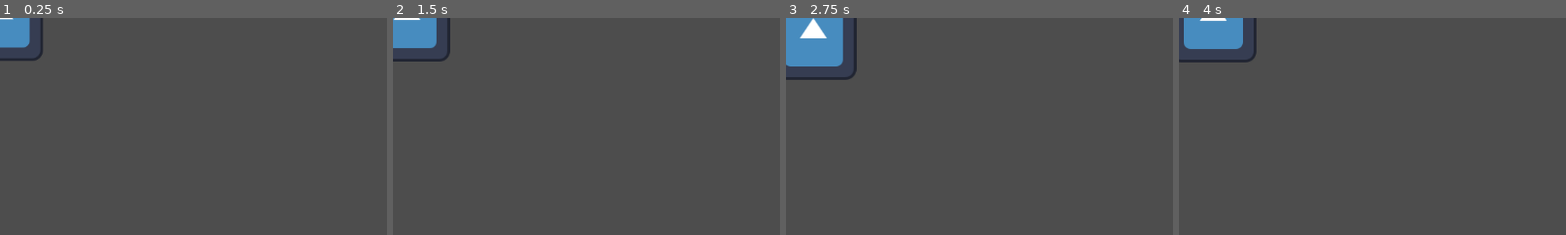
Above: before the commit, frames 1-4 (left to right).
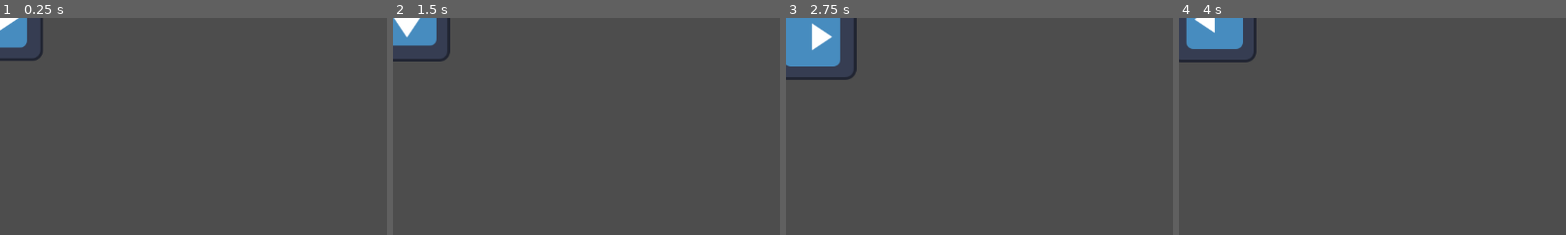
Above: after the commit, the same moments.

Repository: PastelGames/ggj-2026
Game: Godot game, scene res://player.tscn
Same seed, same stepped clock (60 frames per second), same inputs: the game is played once before the commit and once after it. The project has no main scene, so this scene is started directly. The engine's default icon, where the game draws it, is replaced by a stand-in: a white triangle on a blue panel in a dark square.
Inputs:
- Up to frame 1 (0.25 s): no input
- Up to frame 2 (1.5 s): tap Enter at 0.5 s; hold Right (move_right) 0.53-1.28 s; tap Space at 1.25 s; hold Down (move_down) from 1.28 s (still down)
- Up to frame 3 (2.75 s): release Down (move_down) at 2.03 s; hold Right (move_right) from 2.03 s (still down)
- Up to frame 4 (4 s): release Right (move_right) at 2.78 s; hold Up (move_up) 2.78-3.53 s; hold Left (move_left) from 3.53 s (still down)
The pictures show only the part of the screen within x 0-50%, y 0-50%; the shares and areas given below are measured in that part.

The runs differ from the first frame. In frame 1, 0.2% of the frame differs, in the area x 0-8%, y 0-14%; in frame 2, 0.4%; in frame 3, 0.6%, in the area x 3-15%, y 0-23%; in frame 4, 0.3%.

Commit message:
Update player.gd
Player now faces in direction of movement

Diff:
--- a/player.gd
+++ b/player.gd
@@ -32,4 +32,5 @@
 
 	# move and reset direction for next physics tick
 	move_and_slide()
+	rotation = direction.angle() + PI/2
 	direction = Vector2.ZERO
